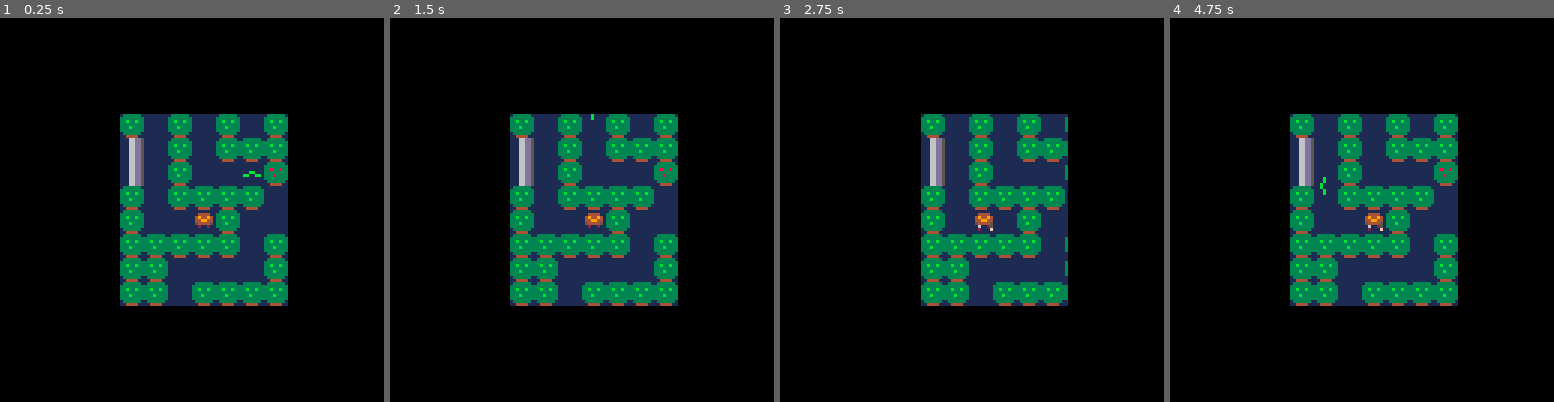
Above: before the commit, frames 1-4 (left to right).
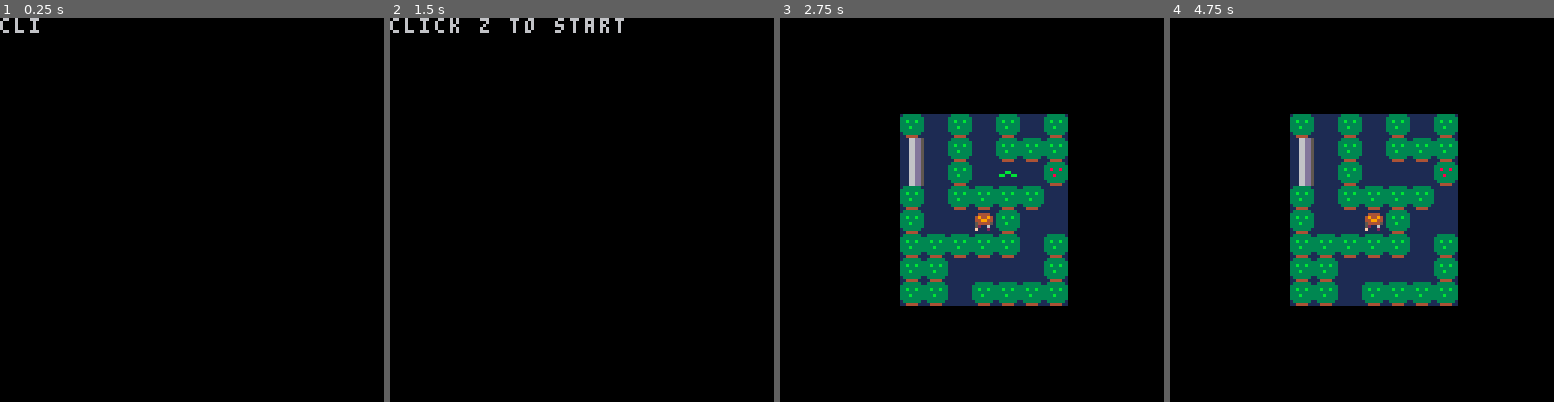
Above: after the commit, the same moments.

Repository: luigicorreia/REBARBARADORA.
Game: PICO-8 cartridge ajustes.p8
The game is run twice, just before and just after one commit, with the same random seed, the same clock (stepped at 60 frames per second) and the same inputs.
Inputs:
- Up to frame 1 (0.25 s): no input
- Up to frame 2 (1.5 s): tap O (Z key) at 0.33, 0.7, 1.43 s; tap X (X key) at 1.07 s
- Up to frame 3 (2.75 s): hold Left 1.97-2.37 s; tap X (X key) at 2.07, 2.4, 2.73 s; tap O (Z key) at 2.22 s; hold Down from 2.42 s (still down)
- Up to frame 4 (4.75 s): release Down at 2.82 s; hold Right 2.87-3.53 s; tap X (X key) every 0.33 s from 3.07 to 4.73 s; tap O (Z key) at 3.1, 3.98 s; hold Up 3.58-4.08 s; hold Right 4.13-4.53 s; hold Down from 4.58 s (still down)

The runs differ from the first frame. In frame 1, 22% of the frame differs, in the area x 0-75%, y 0-75%; in frame 2, 23%; in frame 3, 12%; in frame 4, less than 0.1%.

Commit message:
ajustes v2

Diff:
--- a/ajustes.p8
+++ b/ajustes.p8
@@ -3,6 +3,7 @@
 __lua__
 t=0
 level=0
+start=true
 
 function _init()
 tw=0
@@ -177,19 +178,21 @@
 if(game_over or game_over_trap) then
  for i=0,399 do
    circ(rnd(128),rnd(128),50,rnd(2))
-
+   size = 0
    if(game_over) then
    str="!! fear the animals !!"
+   size = 43
    end
 
    if(game_over_trap) then
    str="!! it's a trap !!"
+   size = 35
    end
 
 
-   print(str,64-#str*2,48,7)
+    print(str,playerx-size,playery,7)
    str="press z to try again"
-   print(str,64-#str*2,74,7)
+   print(str,playerx-40,playery+10,7)
 
      end
 
